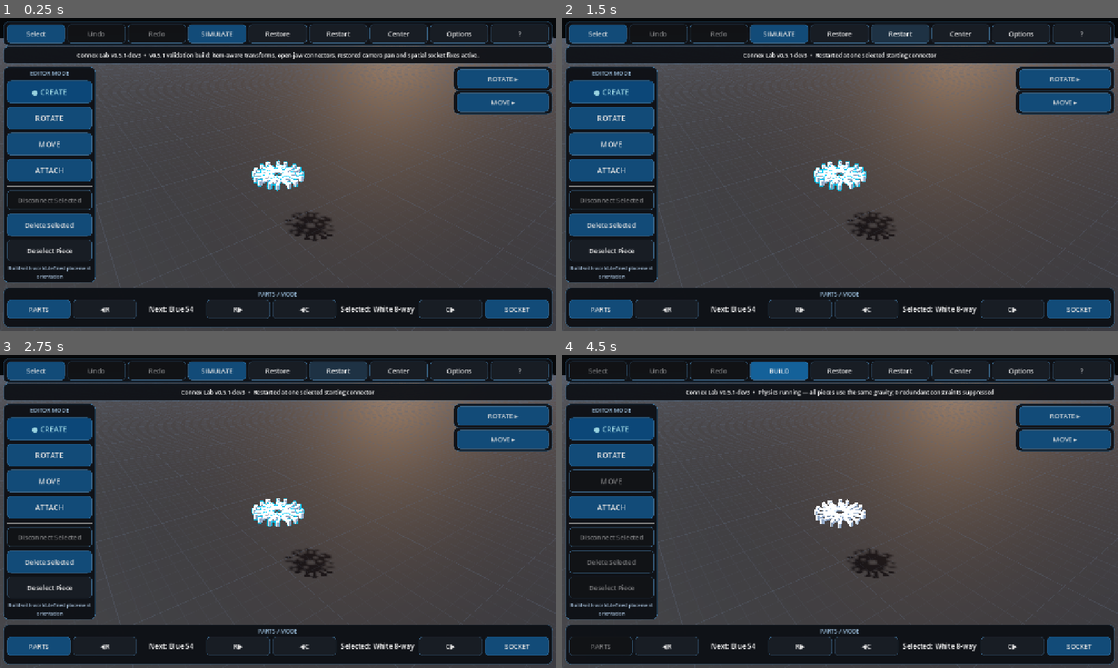
Above: before the commit, frames 1-4 (two rows, left to right).
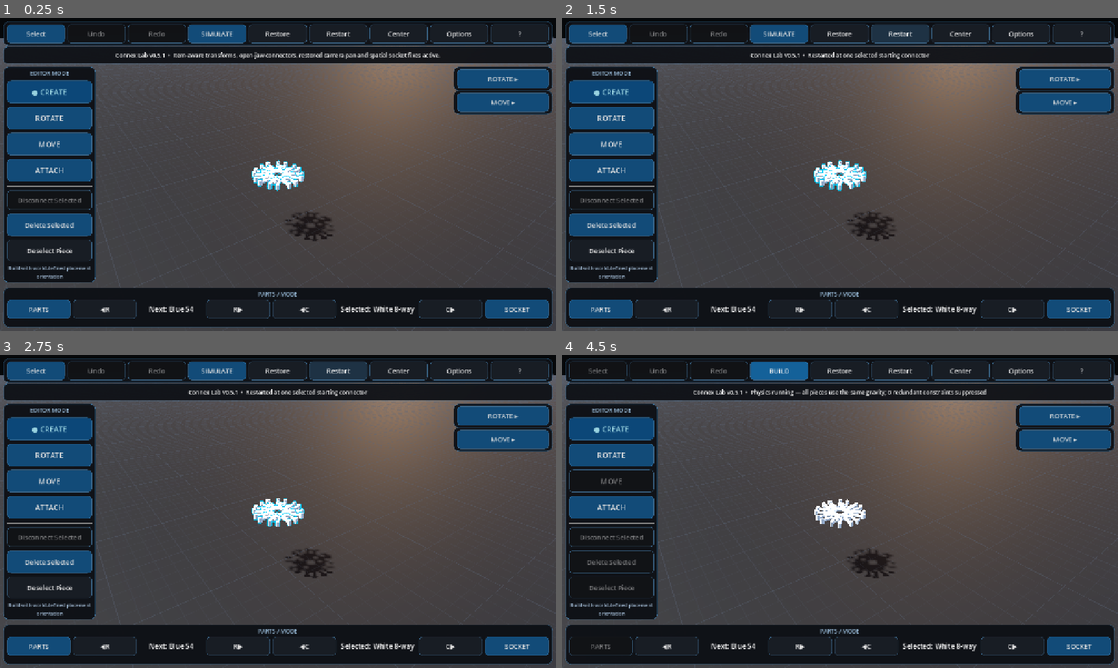
Above: after the commit, the same moments.

Repository: pixel375/connex
Game: Godot game, scene res://Main.tscn
Same seed, same stepped clock (60 frames per second), same inputs: the game is played once before the commit and once after it.
Inputs:
- Up to frame 1 (0.25 s): no input
- Up to frame 2 (1.5 s): click "Restart" at 0.5 s; click "Restart" at 1.25 s
- Up to frame 3 (2.75 s): click "Restart" at 2 s
- Up to frame 4 (4.5 s): click "Select" at 2.75 s; click "SELECT…" at 3.5 s; click "SIMULATE" at 4.25 s

The runs differ from the first frame. In frame 1, 0.7% of the frame differs, in the area x 13-87%, y 10-14%; in frame 2, 0.4%; in frame 3, 0.4%; in frame 4, 0.6%.

Commit message:
chore: finalize Connex v0.5.1 runtime version

Diff:
--- a/scripts/main_v053.gd
+++ b/scripts/main_v053.gd
@@ -1,11 +1,11 @@
 extends "res://scripts/main_v052.gd"
 
-const VERSION_053 := "0.5.1-dev3"
+const VERSION_053 := "0.5.1"
 
 
 func _ready() -> void:
 	super._ready()
-	_status("v0.5.1 validation build: item-aware transforms, open-jaw connectors, restored camera pan and spatial socket fixes active.")
+	_status("Item-aware transforms, open-jaw connectors, restored camera pan and spatial socket fixes active.")
 
 
 func _status(text: String) -> void:
